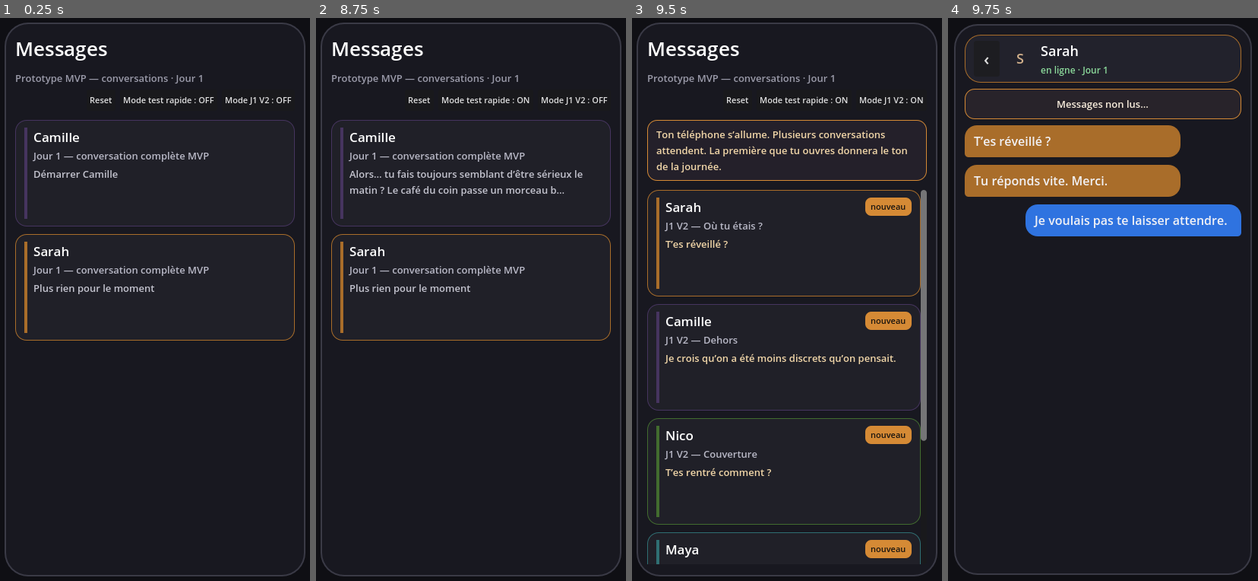
Above: before the commit, frames 1-4 (left to right).
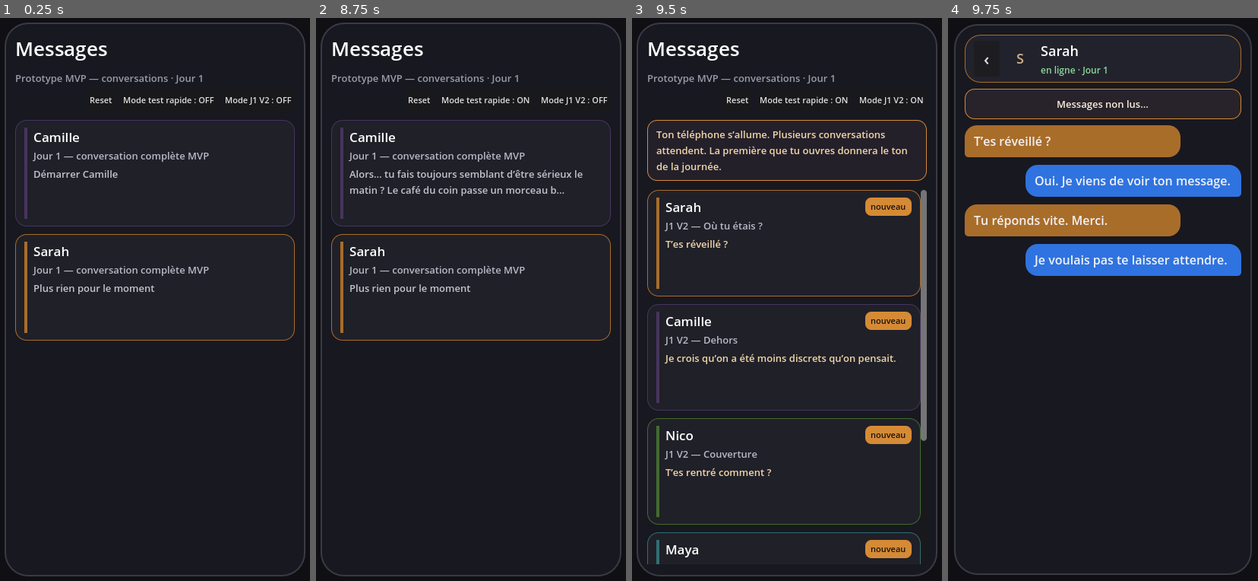
Above: after the commit, the same moments.

Repository: ludowww/game_18
Game: Godot game, scene res://scenes/conversation_list.tscn
The game is run twice, just before and just after one commit, with the same random seed, the same clock (stepped at 60 frames per second) and the same inputs.
Inputs (mouse positions are in pixels of both pictures, inside the frame that each line leads up to):
- Up to frame 1 (0.25 s): no input
- Up to frame 2 (8.75 s): click "Mode test rapide : OFF" at 0.5 s; click "Mode test rapide : ON" at 1.25 s; click "Mode J1 V2 : OFF" at 2 s; click "Mode test rapide : OFF" at 2.75 s; click "Mode J1 V2 : ON" at 3.5 s; click (471, 175) at 4.27 s; click "‹" at 5 s; click (471, 288) at 5.77 s; click "‹" at 6.5 s; click "Mode test rapide : ON" at 7.25 s; click "Mode test rapide : OFF" at 8 s
- Up to frame 3 (9.5 s): click "Mode J1 V2 : OFF" at 8.75 s
- Up to frame 4 (9.75 s): click (1099, 243) at 9.52 s

Frames 1-3 are identical in both runs. In frame 4, 14% of the frame differs, in the area x 5-95%, y 26-46%.

Commit message:
fix: add initial player replies after unread messages

Diff:
--- a/product/godot_t004_prototype/scripts/conversation_screen.gd
+++ b/product/godot_t004_prototype/scripts/conversation_screen.gd
@@ -69,7 +69,7 @@
 	else:
 		ConversationState.current()["started"] = true
 		var start_node := _resolved_start_node()
-		await _show_j1_v2_initial_message_if_needed(start_node)
+		await _show_j1_v2_initial_exchange_if_needed(start_node)
 		_advance_to(start_node, true)
 
 func _build_ui() -> void:
@@ -299,15 +299,17 @@
 			return str(variant.get("start_node", conversation.get("start_node", "")))
 	return ConversationState.current_block_start_node()
 
-func _show_j1_v2_initial_message_if_needed(start_node: String) -> void:
+func _show_j1_v2_initial_exchange_if_needed(start_node: String) -> void:
 	var initial_message := ConversationState.j1_v2_initial_message_for(ConversationState.current_conversation_id)
-	if initial_message == "":
-		return
-	if ConversationState.current_has_message_text(initial_message):
+	var player_reply := ConversationState.j1_v2_initial_player_reply_for(ConversationState.current_conversation_id)
+	if initial_message == "" or player_reply == "":
 		return
 	if _node_text_matches_initial_message(start_node, initial_message):
 		return
-	await _add_bubble(current_contact_id, initial_message)
+	if not ConversationState.current_has_message_text(initial_message):
+		await _add_bubble(current_contact_id, initial_message)
+	if not ConversationState.current_has_message_text(player_reply):
+		await _add_bubble("player", player_reply)
 
 func _node_text_matches_initial_message(node_id: String, initial_message: String) -> bool:
 	if node_id == "" or not nodes_by_id.has(node_id):
--- a/product/godot_t004_prototype/scripts/conversation_state.gd
+++ b/product/godot_t004_prototype/scripts/conversation_state.gd
@@ -55,6 +55,13 @@
 	"ines_j1_v2": "Je peux te parler ?"
 }
 const J1_V2_INITIAL_PREVIEWS := J1_V2_INITIAL_MESSAGES
+const J1_V2_INITIAL_PLAYER_REPLIES := {
+	"sarah_j1_v2": "Oui. Je viens de voir ton message.",
+	"camille_j1_v2": "Tu crois ?",
+	"nico_j1_v2": "À pied. Pourquoi ?",
+	"maya_j1_v2": "non. pourquoi ?",
+	"ines_j1_v2": "Oui, dis-moi."
+}
 const J1_V2_FIRST_REPLY_CHOICES := {
 	"j1_00_reply_sarah_first": "sarah_j1_v2",
 	"j1_00_reply_camille_first": "camille_j1_v2",
@@ -592,6 +599,11 @@
 	if not J1_V2_INITIAL_MESSAGES.has(conversation_id):
 		return ""
 	return str(J1_V2_INITIAL_MESSAGES[conversation_id])
+
+func j1_v2_initial_player_reply_for(conversation_id: String) -> String:
+	if not J1_V2_INITIAL_PLAYER_REPLIES.has(conversation_id):
+		return ""
+	return str(J1_V2_INITIAL_PLAYER_REPLIES[conversation_id])
 
 func current_has_message_text(text: String) -> bool:
 	var clean_text := text.strip_edges()
Not shown, changed: discord_blocks/bloc_04.txt
Not shown, changed: product/godot_t004_prototype/tests/test_t143_j1_v2_initial_message_and_unread_navigation.py
Not shown, added: product/godot_t004_prototype/tests/test_t144_j1_v2_initial_player_replies.py
Not shown, changed: roadmap_double_vie_discord.txt
